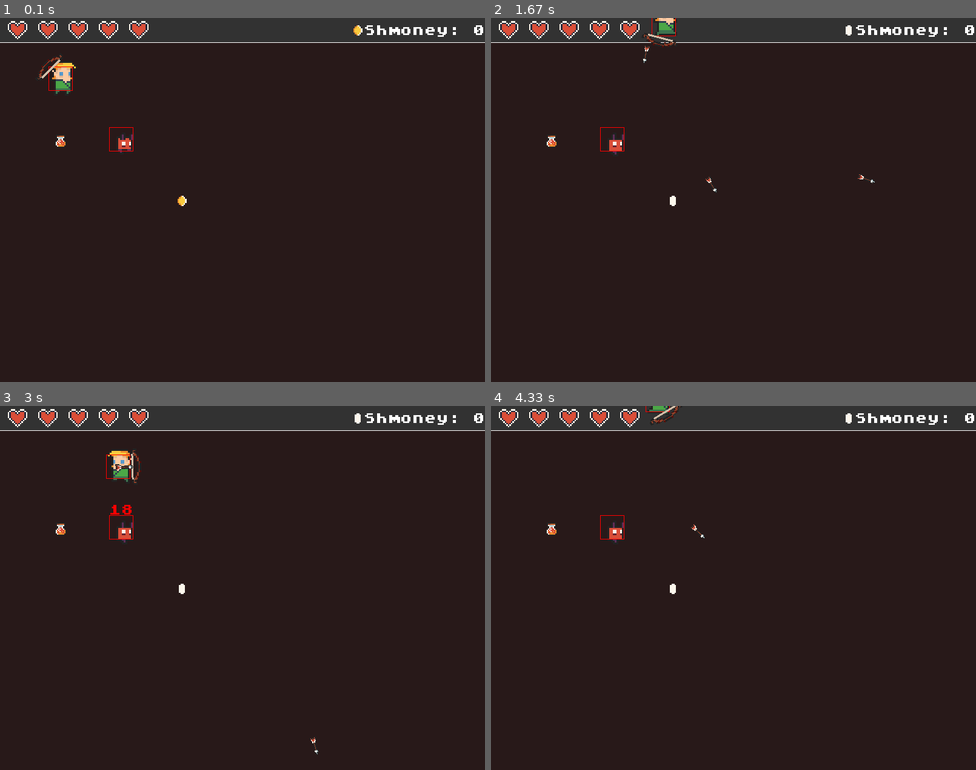
Above: before the commit, frames 1-4 (two rows, left to right).
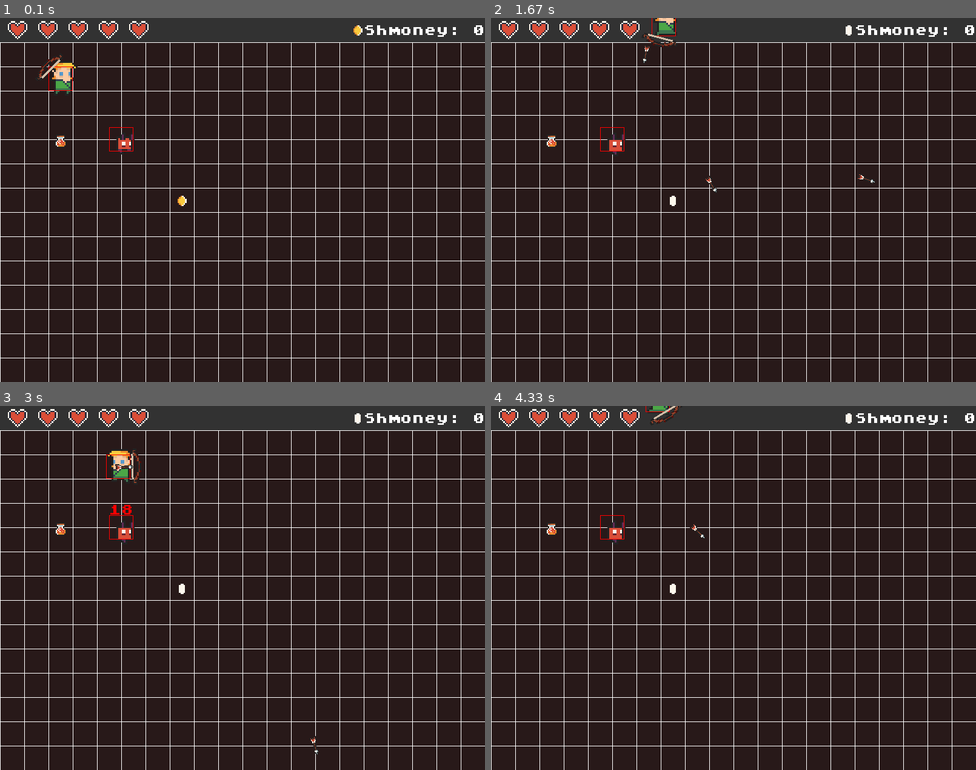
Above: after the commit, the same moments.

Repository: Zakariaelfettahi/Pygame
Game: pygame game, started from main.py
The game is run twice, just before and just after one commit, with the same random seed, the same clock (stepped at 60 frames per second) and the same inputs.
Inputs (mouse positions are in pixels of both pictures, inside the frame that each line leads up to):
- Up to frame 1 (0.1 s): no input
- Up to frame 2 (1.67 s): click (733, 200) at 0.38 s; hold D 0.67-1.13 s; click (888, 189) at 0.75 s; hold W 1.17-1.47 s; click (733, 221) at 1.25 s; hold D from 1.5 s (still down); click (617, 203) at 1.58 s
- Up to frame 3 (3 s): release D at 1.97 s; hold A 2-2.53 s; click (291, 668) at 2.08 s; hold S 2.57-2.87 s; click (92, 675) at 2.65 s; hold A from 2.9 s (still down); click (315, 460) at 2.98 s
- Up to frame 4 (4.33 s): release A at 3.3 s; hold W 3.33-3.7 s; click (912, 715) at 3.42 s; hold D from 3.73 s (still down); click (791, 620) at 3.82 s

The runs differ from the first frame. In frame 1, 4.4% of the frame differs, in the area x 0-100%, y 6-100%; in frame 2, 4.4%; in frame 3, 4.4%; in frame 4, 4.4%.

Commit message:
added a grid

Diff:
--- a/main.py
+++ b/main.py
@@ -60,10 +60,17 @@
         animation_list.append(temp_list)
     mob_animations.append(animation_list)
 
+# draw background
+    def draw_bg():
+        for x in range(30):
+            pygame.draw.line(screen, constants.WHITE, (x*40, 0), (x*40, constants.SCREEN_HEIGHT))
+            pygame.draw.line(screen, constants.WHITE, (0, x*40), (constants.SCREEN_WIDTH, x*40))
+
 #Write on screen
 def draw_text(text, font, text_color, x, y):
     img = font.render(text, True, text_color)
     screen.blit(img, (x, y))
+
 #draw info function
 def draw_info():
     #draw pannel
@@ -140,6 +147,9 @@
 
     screen.fill(constants.BG)
 
+    #draw background grid
+    draw_bg()
+
     #calculate movement
     dx=0
     dy=0
@@ -175,11 +185,11 @@
             damage_text = DamageText(damage_position[0], damage_position[1], str(damage), pygame.Color("red"))
             damage_text_group.add(damage_text)
 
-    # Update and draw damage text
+    # Update and draw damage text (NOT THIS)
     damage_text_group.update()
     damage_text_group.draw(screen)
 
-    #draw and update itmes
+    #draw and update items (NOT THIS)
     item_group.draw(screen)
     item_group.update(player)
 
